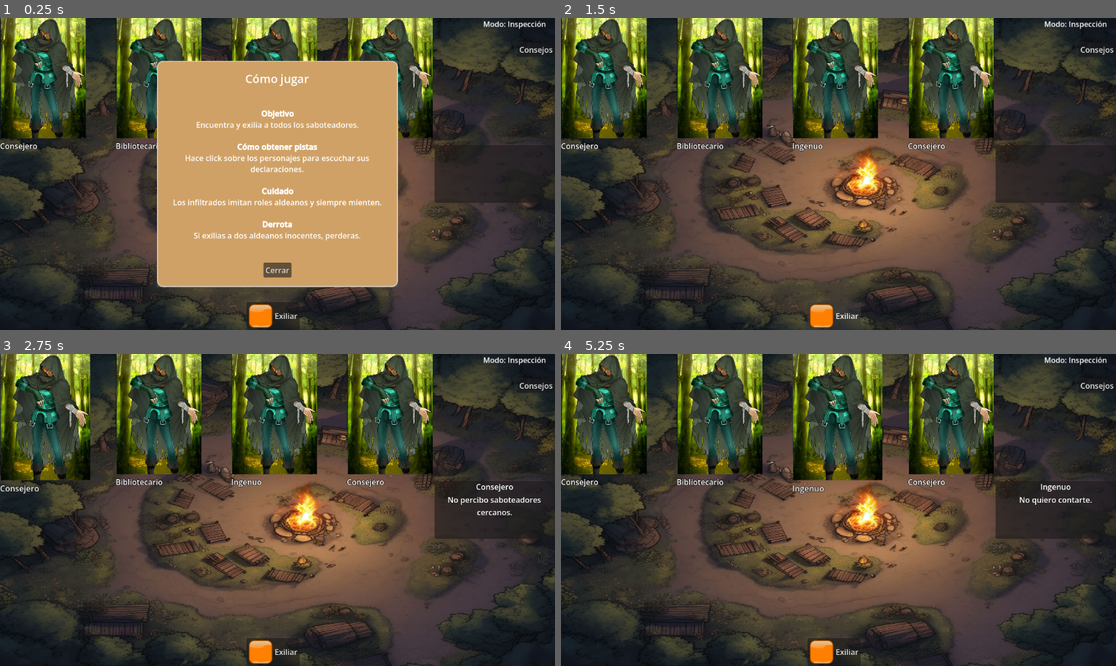
Above: before the commit, frames 1-4 (two rows, left to right).
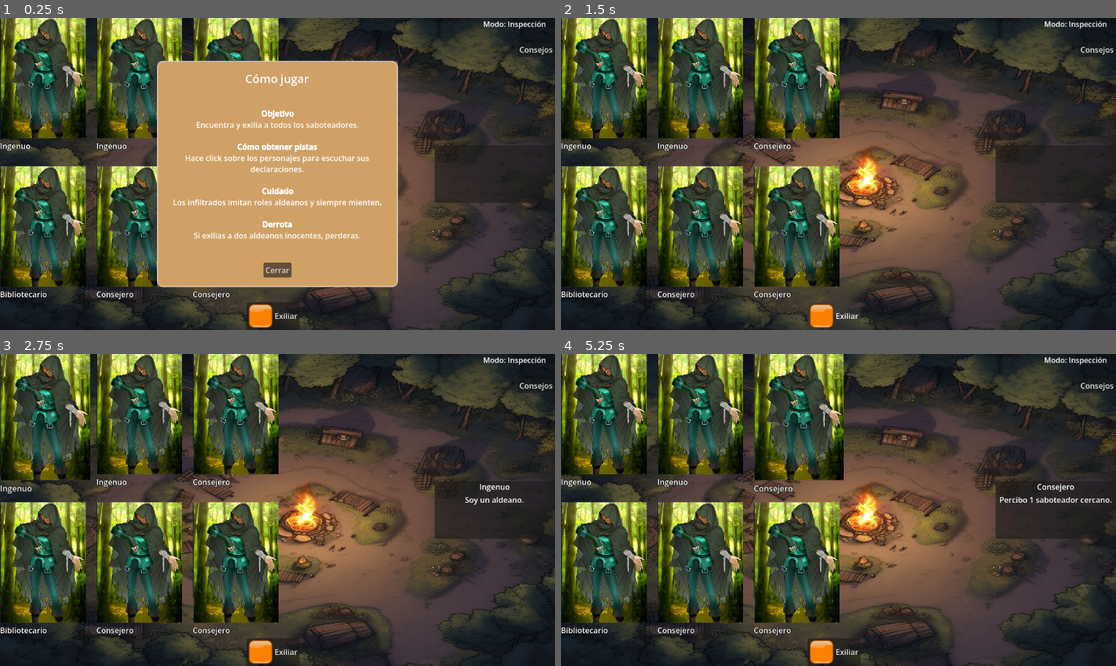
Above: after the commit, the same moments.

Repository: ZekielAsh/Witchwoods
Game: Godot game, scene res://main.tscn
Same seed, same stepped clock (60 frames per second), same inputs: the game is played once before the commit and once after it.
Inputs (mouse positions are in pixels of both pictures, inside the frame that each line leads up to):
- Up to frame 1 (0.25 s): no input
- Up to frame 2 (1.5 s): click "Exiliar" at 0.5 s; click "Cancelar" at 1.25 s
- Up to frame 3 (2.75 s): click (27, 400) at 2 s
- Up to frame 4 (5.25 s): click (705, 400) at 2.77 s; click (705, 403) at 3.52 s; click (688, 403) at 4.27 s; click (821, 400) at 5.02 s

The runs differ from the first frame. In frame 1, 19% of the frame differs, in the area x 0-78%, y 0-91%; in frame 2, 34%; in frame 3, 35%; in frame 4, 35%, in the area x 0-100%, y 0-91%.

Commit message:
Demo con diferentes posiciones terminada

Diff:
--- a/main.tscn
+++ b/main.tscn
@@ -55,11 +55,13 @@
 
 [node name="TurnManager" type="Node" parent="GameManager" unique_id=1789292510]
 
-[node name="NpcContainer" type="HBoxContainer" parent="GameManager" unique_id=1172774858]
+[node name="NpcContainer" type="GridContainer" parent="GameManager" unique_id=353356098]
 anchors_preset = 10
 anchor_right = 1.0
 grow_horizontal = 2
-theme_override_constants/separation = 120
+theme_override_constants/h_separation = 80
+theme_override_constants/v_separation = 108
+columns = 4
 
 [node name="CharacterPanel" parent="GameManager" unique_id=1529179096 instance=ExtResource("2_0xm2m")]
 custom_minimum_size = Vector2(180, 120)
--- a/managers/board_manager.gd
+++ b/managers/board_manager.gd
@@ -5,46 +5,47 @@
 
 
 func get_all_characters() -> Array[CharacterData]:
-	var characters : Array[CharacterData] = []
+	var result : Array[CharacterData] = []
 
 	for card in npc_container.get_children():
 		if card.data:
-			characters.append(card.data)
-
-	return characters
-
-
-func get_character_index(character : CharacterData) -> int:
-	var children = npc_container.get_children()
-
-	for i in range(children.size()):
-		var card = children[i]
-
-		if card.data == character:
-			return i
-
-	return -1
-
-
-func get_adjacent_characters(character : CharacterData) -> Array[CharacterData]:
-	var result : Array[CharacterData] = []
-
-	var children = npc_container.get_children()
-	var index = get_character_index(character)
-
-	if index == -1:
-		return result
-
-	if index > 0:
-		result.append(children[index - 1].data)
-
-	if index < children.size() - 1:
-		result.append(children[index + 1].data)
+			result.append(card.data)
 
 	return result
 
 
-func count_faction(faction : CharacterData.Faction) -> int:
+func get_character_at(pos : Vector2i) -> CharacterData:
+	for character in get_all_characters():
+		if character.board_position == pos:
+			return character
+
+	return null
+
+
+func get_neighbors(character : CharacterData) -> Array[CharacterData]:
+	var result : Array[CharacterData] = []
+
+	var directions = [
+		Vector2i.LEFT,
+		Vector2i.RIGHT,
+		Vector2i.UP,
+		Vector2i.DOWN
+	]
+
+	for direction in directions:
+
+		var neighbor = get_character_at(
+			character.board_position + direction
+		)
+
+		if neighbor:
+			result.append(neighbor)
+
+	return result
+
+
+func count_faction(faction : CharacterData.Faction):
+
 	var total := 0
 
 	for character in get_all_characters():
--- a/managers/game_manager.gd
+++ b/managers/game_manager.gd
@@ -30,33 +30,66 @@
 	end_screen.retry_requested.connect(_restart_game)
 
 
+func configure_board_layout(character_count : int):
+	match character_count:
+
+		4: npc_container.columns = 4
+
+		6: npc_container.columns = 3
+
+		8: npc_container.columns = 4
+
+
+func assign_positions(characters : Array):
+	var count := characters.size()
+	var columns := 4
+	match count:
+		4: columns = 4
+
+		6: columns = 3
+
+		8: columns = 4
+
+	for i in range(count):
+
+		var x = i % columns
+		var y = i / columns
+
+		characters[i]["position"] = Vector2i(x, y)
+
+
 func create_test_match():
-
 	var generated_match = match_generator.generate_match()
+	configure_board_layout(generated_match.size())
+	assign_positions(generated_match)
 
 	for config in generated_match:
-
 		create_character(
 			config.real_role,
 			config.visible_role,
-			config.faction
+			config.faction,
+			config.position
 		)
 
 
-func create_character(
-	real_role,
-	visible_role,
-	faction
-):
+func create_character(real_role, visible_role, faction, position : Vector2i):
+
 	var data = CharacterData.new()
+
 	data.real_role = real_role
 	data.visible_role = visible_role
 	data.faction = faction
+	data.board_position = position
 
 	var card : CharacterCard = card_scene.instantiate()
+
 	npc_container.add_child(card)
+
 	card.setup(data)
-	card.card_selected.connect(_on_card_selected)
+
+	card.card_selected.connect(
+		_on_card_selected
+	)
 
 	bus.character_exiled.connect(
 		func(character):
@@ -65,7 +98,7 @@
 	)
 
 
-func set_mode(mode : InteractionMode):
+func set_mode(mode):
 	current_mode = mode
 	bus.interaction_mode_changed.emit(mode)
 
--- a/match/match_generator.gd
+++ b/match/match_generator.gd
@@ -7,8 +7,10 @@
 	var presets = [
 		create_preset_1(),
 		create_preset_2(),
-		create_preset_3(),
-		create_preset_4()
+		create_preset_4(),
+		create_preset_5(),
+		create_preset_6(),
+		create_preset_7()
 	]
 
 	var selected = presets.pick_random()
@@ -17,6 +19,7 @@
 
 	return selected
 
+
 func create_preset_1() -> Array:
 	return [
 		make_character(
@@ -71,33 +74,6 @@
 		)
 	]
 
-func create_preset_3() -> Array:
-	return [
-		make_character(
-			CharacterData.Role.LIBRARIAN,
-			CharacterData.Role.LIBRARIAN,
-			CharacterData.Faction.TOWN
-		),
-
-		make_character(
-			CharacterData.Role.NAIVE,
-			CharacterData.Role.NAIVE,
-			CharacterData.Faction.TOWN
-		),
-
-		make_character(
-			CharacterData.Role.NAIVE,
-			CharacterData.Role.NAIVE,
-			CharacterData.Faction.TOWN
-		),
-
-		make_character(
-			CharacterData.Role.INFILTRATOR,
-			CharacterData.Role.COUNSELOR,
-			CharacterData.Faction.SABOTEUR
-		)
-	]
-
 func create_preset_4() -> Array:
 	return [
 		make_character(
@@ -125,15 +101,140 @@
 		)
 	]
 
-
-func make_character(
-	real_role,
-	visible_role,
-	faction
-) -> Dictionary:
+func create_preset_5() -> Array:
+	return [
+		make_character(
+			CharacterData.Role.COUNSELOR,
+			CharacterData.Role.COUNSELOR,
+			CharacterData.Faction.TOWN
+		),
+
+		make_character(
+			CharacterData.Role.COUNSELOR,
+			CharacterData.Role.COUNSELOR,
+			CharacterData.Faction.TOWN
+		),
+
+		make_character(
+			CharacterData.Role.NAIVE,
+			CharacterData.Role.NAIVE,
+			CharacterData.Faction.TOWN
+		),
+
+		make_character(
+			CharacterData.Role.NAIVE,
+			CharacterData.Role.NAIVE,
+			CharacterData.Faction.TOWN
+		),
+
+		make_character(
+			CharacterData.Role.LIBRARIAN,
+			CharacterData.Role.LIBRARIAN,
+			CharacterData.Faction.TOWN
+		),
+
+		make_character(
+			CharacterData.Role.INFILTRATOR,
+			CharacterData.Role.COUNSELOR,
+			CharacterData.Faction.SABOTEUR
+		)
+	]
+
+func create_preset_6() -> Array:
+	return [
+		make_character(
+			CharacterData.Role.LIBRARIAN,
+			CharacterData.Role.LIBRARIAN,
+			CharacterData.Faction.TOWN
+		),
+
+		make_character(
+			CharacterData.Role.LIBRARIAN,
+			CharacterData.Role.LIBRARIAN,
+			CharacterData.Faction.TOWN
+		),
+
+		make_character(
+			CharacterData.Role.NAIVE,
+			CharacterData.Role.NAIVE,
+			CharacterData.Faction.TOWN
+		),
+
+		make_character(
+			CharacterData.Role.COUNSELOR,
+			CharacterData.Role.COUNSELOR,
+			CharacterData.Faction.TOWN
+		),
+
+		make_character(
+			CharacterData.Role.NAIVE,
+			CharacterData.Role.NAIVE,
+			CharacterData.Faction.TOWN
+		),
+
+		make_character(
+			CharacterData.Role.INFILTRATOR,
+			CharacterData.Role.LIBRARIAN,
+			CharacterData.Faction.SABOTEUR
+		)
+	]
+
+func create_preset_7() -> Array:
+	return [
+		make_character(
+			CharacterData.Role.COUNSELOR,
+			CharacterData.Role.COUNSELOR,
+			CharacterData.Faction.TOWN
+		),
+
+		make_character(
+			CharacterData.Role.COUNSELOR,
+			CharacterData.Role.COUNSELOR,
+			CharacterData.Faction.TOWN
+		),
+
+		make_character(
+			CharacterData.Role.LIBRARIAN,
+			CharacterData.Role.LIBRARIAN,
+			CharacterData.Faction.TOWN
+		),
+
+		make_character(
+			CharacterData.Role.LIBRARIAN,
+			CharacterData.Role.LIBRARIAN,
+			CharacterData.Faction.TOWN
+		),
+
+		make_character(
+			CharacterData.Role.NAIVE,
+			CharacterData.Role.NAIVE,
+			CharacterData.Faction.TOWN
+		),
+
+		make_character(
+			CharacterData.Role.NAIVE,
+			CharacterData.Role.NAIVE,
+			CharacterData.Faction.TOWN
+		),
+
+		make_character(
+			CharacterData.Role.INFILTRATOR,
+			CharacterData.Role.COUNSELOR,
+			CharacterData.Faction.SABOTEUR
+		),
+
+		make_character(
+			CharacterData.Role.INFILTRATOR,
+			CharacterData.Role.LIBRARIAN,
+			CharacterData.Faction.SABOTEUR
+		)
+	]
+
+func make_character(real_role, visible_role, faction):
 
 	return {
 		"real_role": real_role,
 		"visible_role": visible_role,
-		"faction": faction
+		"faction": faction,
+		"position": Vector2i.ZERO
 	}
--- a/systems/role_info_resolver.gd
+++ b/systems/role_info_resolver.gd
@@ -30,7 +30,7 @@
 
 
 func resolve_counselor(character : CharacterData) -> String:
-	var neighbors = board.get_adjacent_characters(character)
+	var neighbors = board.get_neighbors(character)
 
 	var saboteur_count := 0
 
--- a/ui/tutorial_tip.tscn
+++ b/ui/tutorial_tip.tscn
@@ -21,7 +21,6 @@
 transparent_bg = false
 oversampling_override = 1.0
 size = Vector2i(500, 470)
-visible = true
 theme_override_styles/panel = SubResource("StyleBoxFlat_vhqp2")
 script = ExtResource("1_vhqp2")
 
